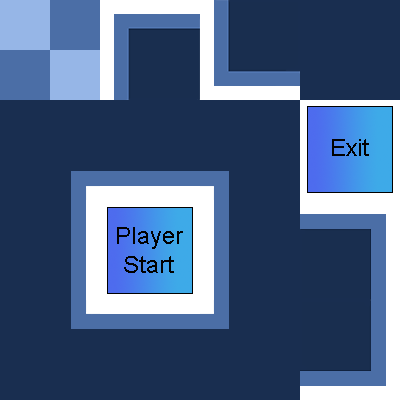
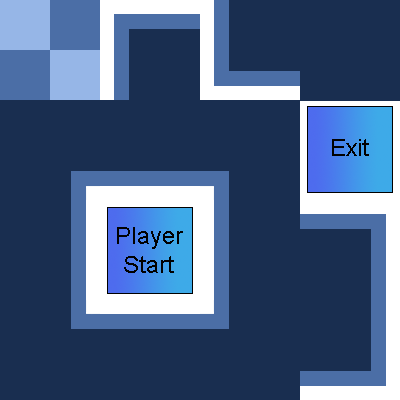
Layered file, before and after one edit (400x400). Changes by layer:
renamed "Calque 3" to "Calque 4", painted on it over [126, 0, 400, 371]
removed layer "cliff_bg" over [216, 0, 300, 86]
removed layer "cliff_hg" over [126, 14, 200, 100]
removed layer "cliff_bd" over [300, 300, 371, 371]
removed layer "cliff_hd" over [301, 229, 371, 300]
